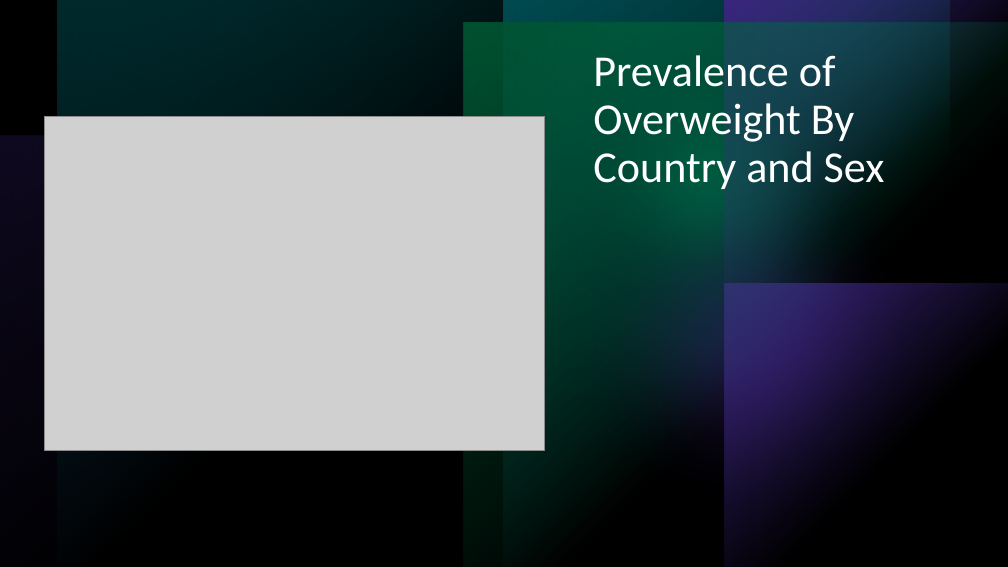
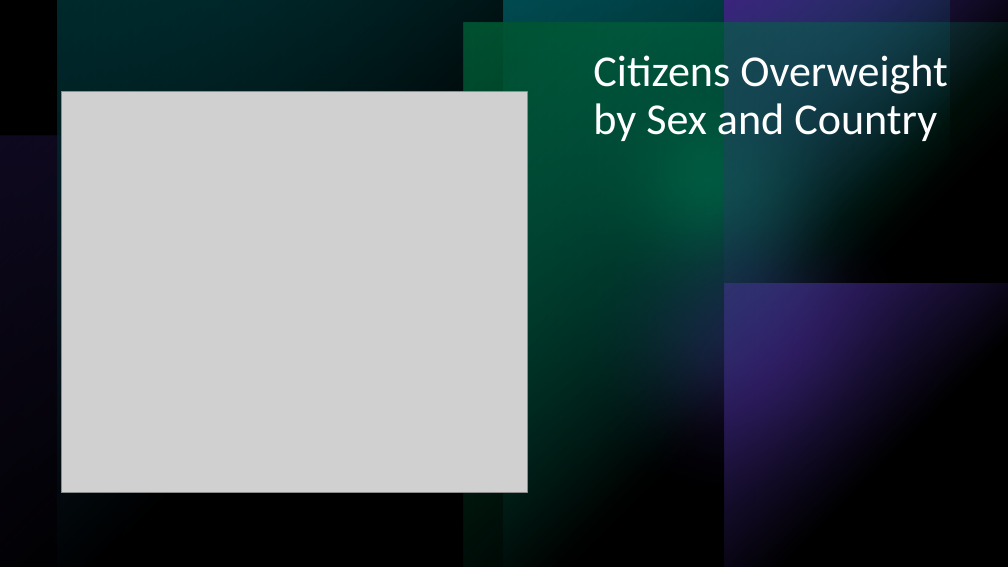
Before and after one commit to ralphy32/project_1, a slide deck: slide 21 of Project 1.pptx (slide 15 before the commit). Drawn at 1008x567 pixels with LibreOffice and Linux fonts; fonts in the diff are those of the drawing; grey boxes stand for pictures. Boxes give left, top, right and bottom in pixels: in the first picture for what was removed or moved away, otherwise in the second. Text is boxed around its words. In the diff, an @@ line names an element or a change of style, - is before the commit and + after.

```diff
--- a/Project 1.pptx
+++ b/Project 1.pptx
@@ title at <box>593,55,948,146</box>: text changed @@
-Prevalence of Overweight By Country and Sex
+Citizens Overweight by Sex and Country
@@ picture: place and size @@
-picture at <box>45,116,545,451</box>
+picture at <box>62,91,528,493</box>
```
Also in this commit, not shown: 11 other slides changed, 12 slides added, 4 slides removed.
